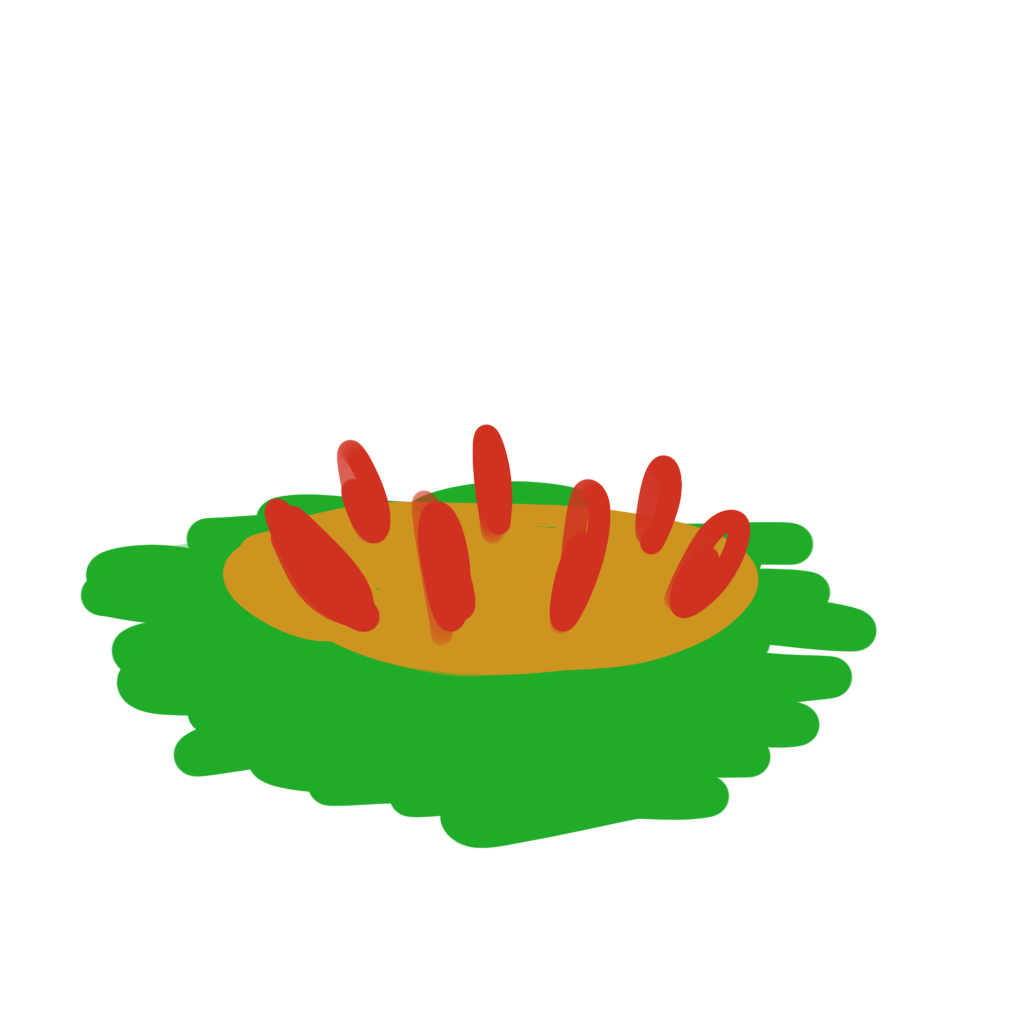
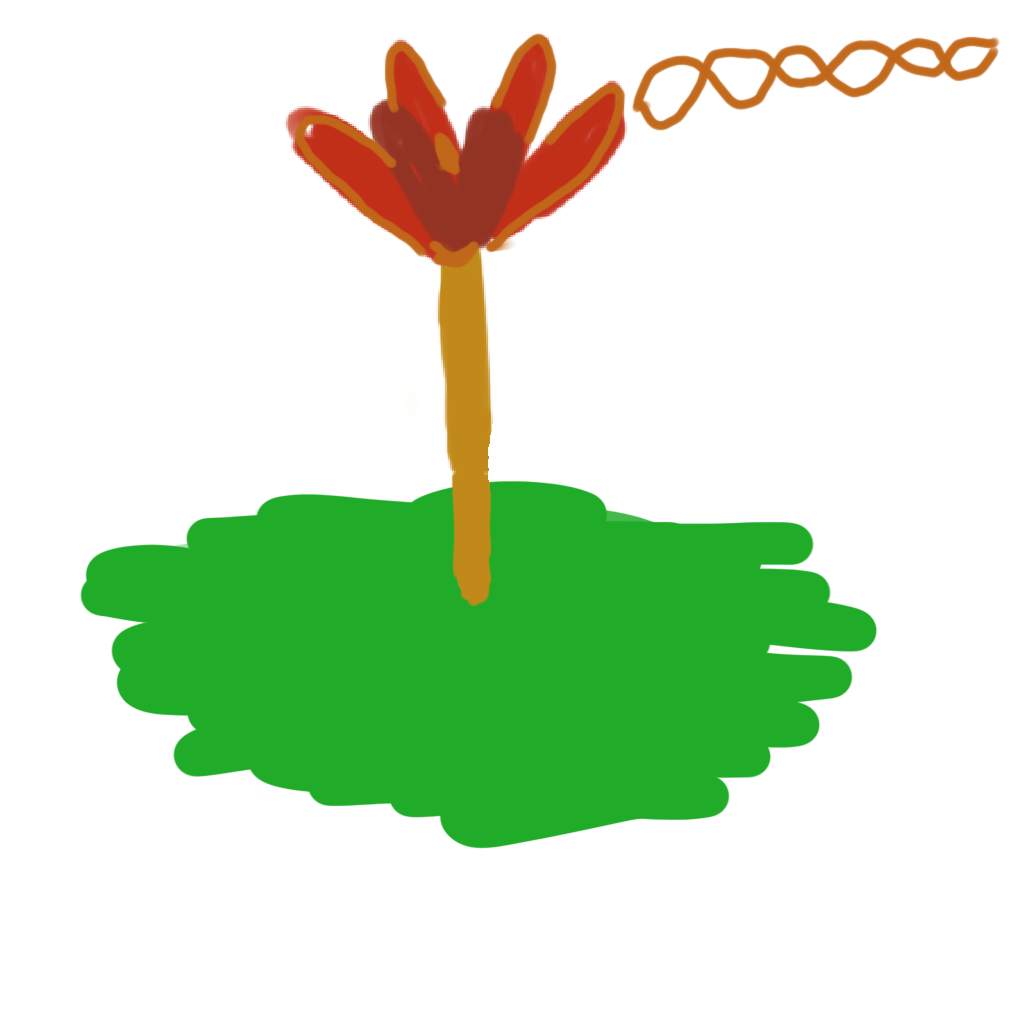
Before/after of a 1024×1024 layered artwork. What changed in the layer stack:
moved "Layer 8" above "Layer 4 copy", painted on it over [222, 423, 759, 677]
added layer "Layer 4 copy" above "Layer 4" over [284, 33, 1000, 608]
hid "Layer 4", painted on it over [348, 358, 759, 677]
